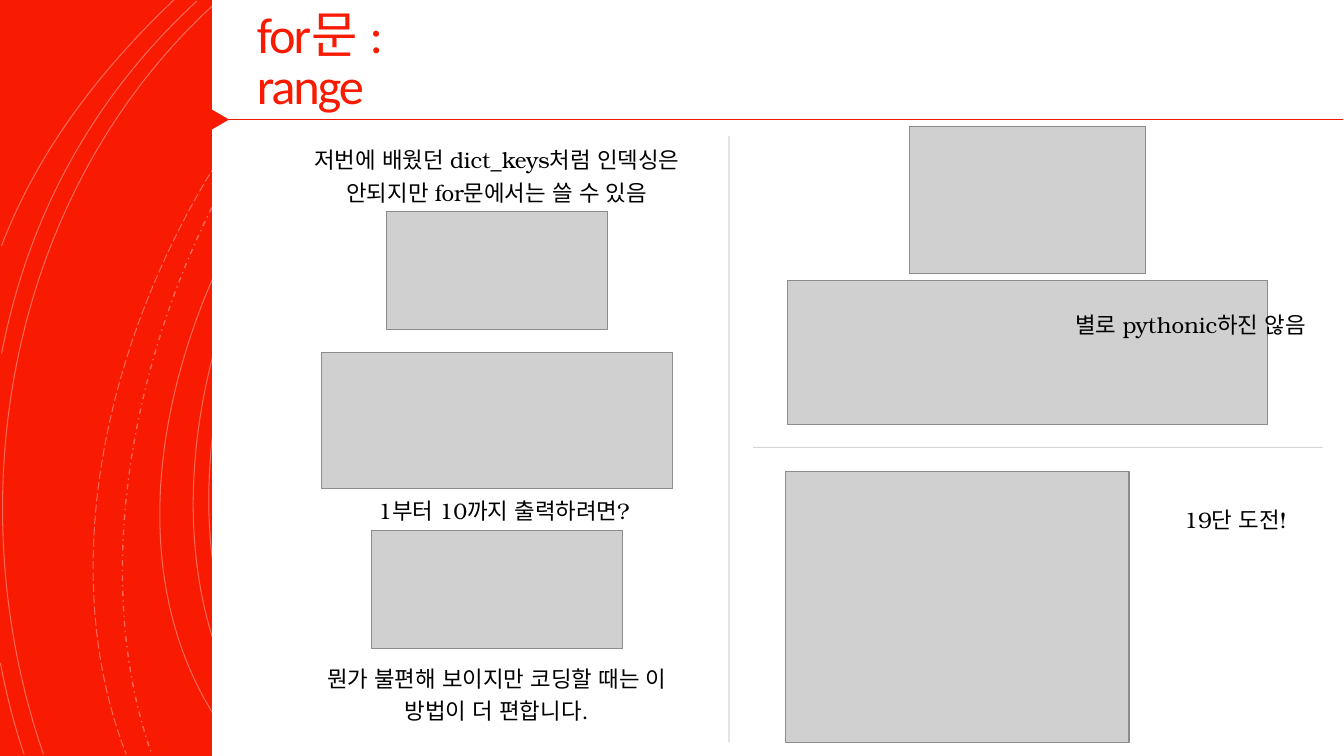
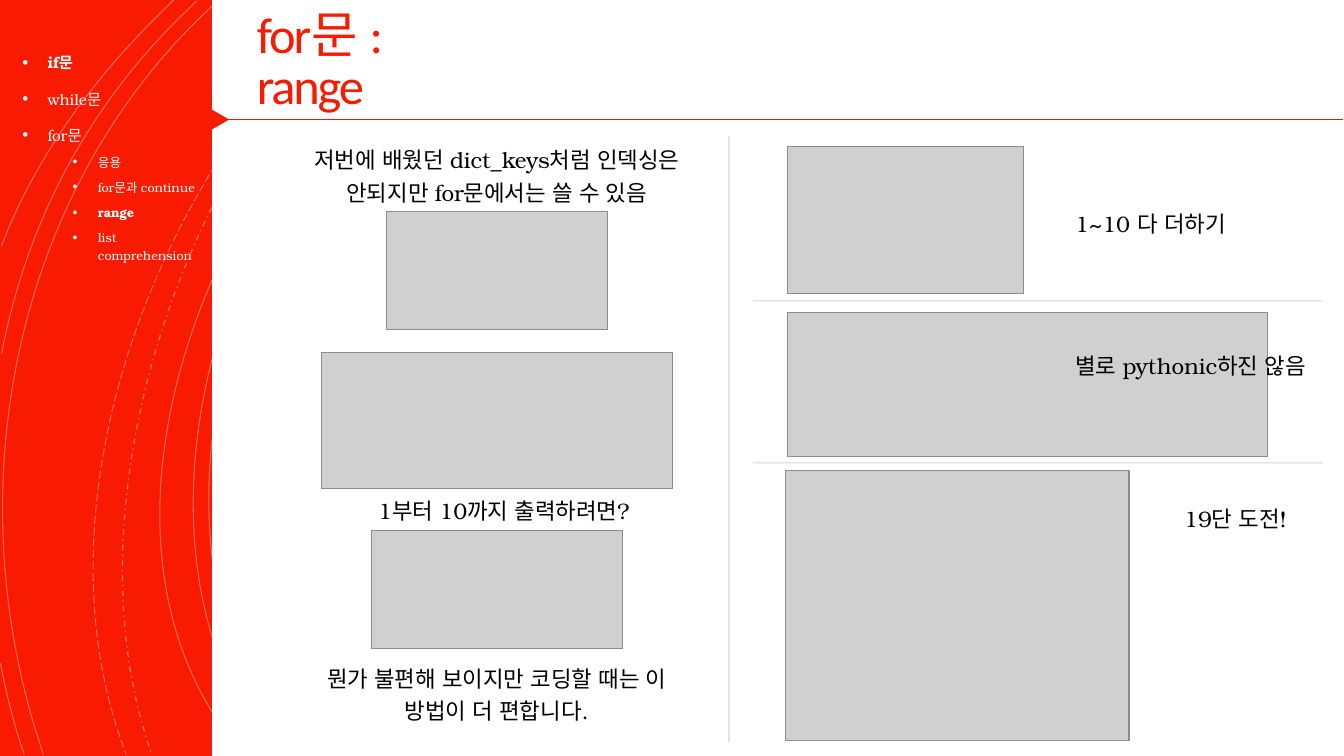
Before and after one commit to Valentine117/python_basic_class, a slide deck: slide 26 of 03장 프로그램의 구조를 쌓는다_제어문.pptx. Drawn at 1344x756 pixels with LibreOffice and Linux fonts; fonts in the diff are those of the drawing; grey boxes stand for pictures. Boxes give left, top, right and bottom in pixels: in the first picture for what was removed or moved away, otherwise in the second. Text is boxed around its words. In the diff, an @@ line names an element or a change of style, - is before the commit and + after.

```diff
--- a/03장 프로그램의 구조를 쌓는다_제어문.pptx
+++ b/03장 프로그램의 구조를 쌓는다_제어문.pptx
@@ text added at [48, 55, 195, 264], 9 pt, text #FFFFFF @@
+• if문
+• while문
+• for문
+  • 응용
+  • for문과 continue
+  • range
+  • list comprehension
@@ picture: place and size @@
-picture at [909, 126, 1146, 274]
+picture at [787, 146, 1024, 294]
@@ text added at [1075, 213, 1226, 234], 16 pt, text #000000 @@
+1~10 다 더하기
@@ line added from (753, 300) to (1323, 300), #A6A6A6 0.75 pt @@
@@ picture: place and size @@
-picture at [787, 280, 1268, 424]
+picture at [787, 313, 1268, 457]
@@ text "별로 pythonic하진 않음": place and size @@
-text "별로 pythonic하진 않음" at [1075, 311, 1306, 339]
+text "별로 pythonic하진 않음" at [1075, 352, 1306, 380]
@@ line moved from (753, 448) - (1323, 448) to (753, 463) - (1323, 463) @@
```
Also in this commit, not shown: 5 other slides changed, 2 slides added, 2 slides removed.
